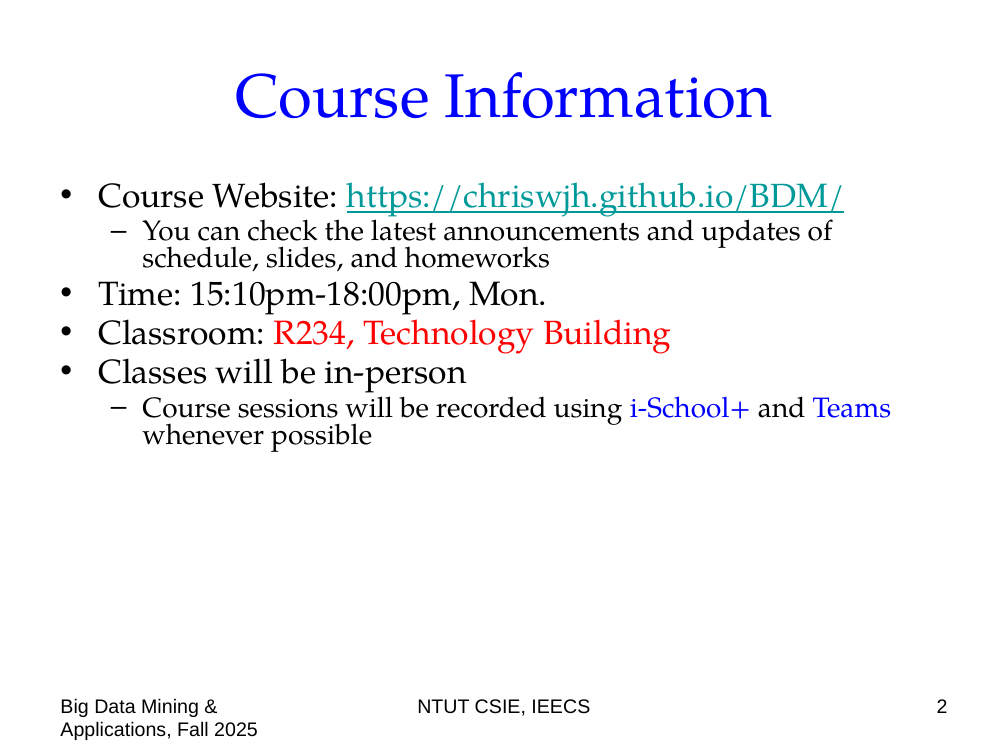
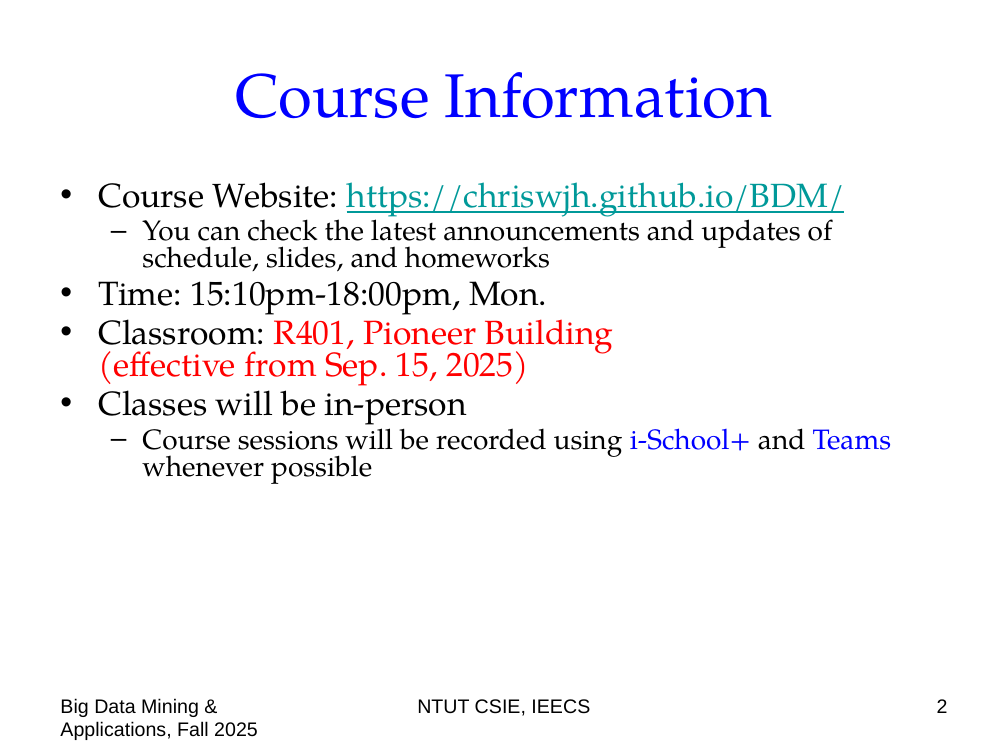
Before and after one commit to chriswjh/chriswjh.github.io, a slide deck: slide 2 of BDM/00-overview.pptx. Drawn at 1008x756 pixels with LibreOffice and Linux fonts; fonts in the diff are those of the drawing. Boxes give left, top, right and bottom in pixels: in the first picture for what was removed or moved away, otherwise in the second. Text is boxed around its words. In the diff, an @@ line names an element or a change of style, - is before the commit and + after.

```diff
--- a/BDM/00-overview.pptx
+++ b/BDM/00-overview.pptx
@@ text at box(98, 309, 614, 386): text changed @@
-• Classroom: R234, Technology Building
+• Classroom: R401, Pioneer Building
+  (effective from Sep. 15, 2025)
```
Also in this commit, not shown: 3 other slides changed.
